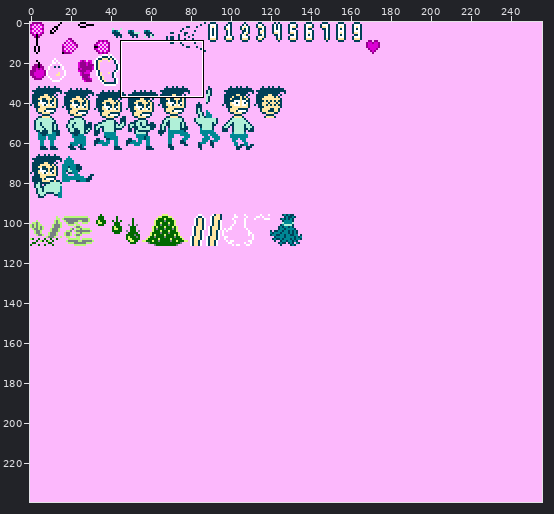
Two versions of one sprite sheet, chars.png. The picture above shows the old version from afar; the outline marks the close-up.
Close-up. Before the commit:
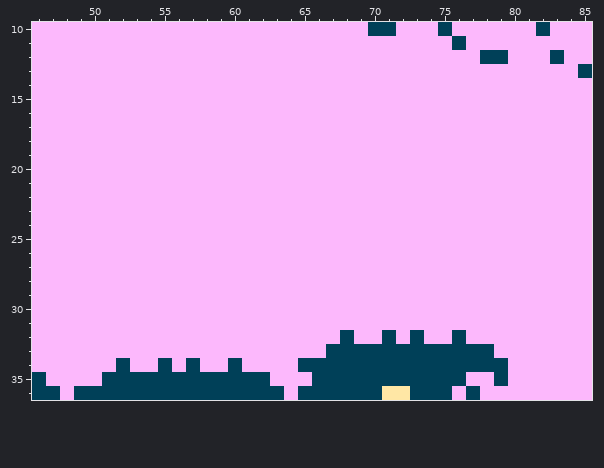
The file is 256x240 pixels. Shown: x 46..85, y 10..36.
After:
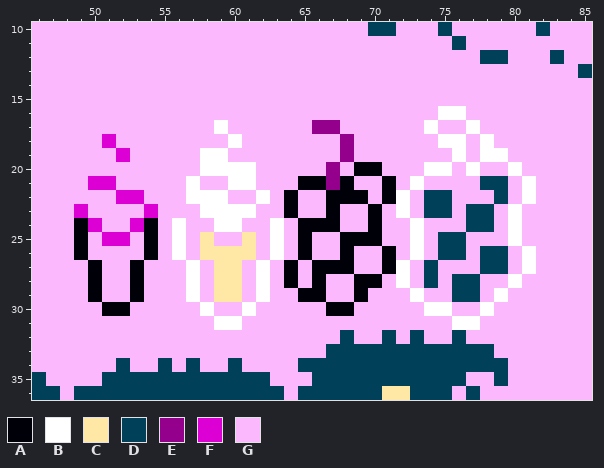
Palette (. is transparent): A #000008  B #ffffff  C #ffe7a5  D #004058  E #94008c  F #dc00d4  G #fcb8fc
Changes in this commit:
@@ x 46..85 @@
 15 GGGGGGGGGGGGGGGGGGGGGGGGGGGGGGGGGGGGGGGG
-16 GGGGGGGGGGGGGGGGGGGGGGGGGGGGGGGGGGGGGGGG
-17 GGGGGGGGGGGGGGGGGGGGGGGGGGGGGGGGGGGGGGGG
-18 GGGGGGGGGGGGGGGGGGGGGGGGGGGGGGGGGGGGGGGG
-19 GGGGGGGGGGGGGGGGGGGGGGGGGGGGGGGGGGGGGGGG
-20 GGGGGGGGGGGGGGGGGGGGGGGGGGGGGGGGGGGGGGGG
-21 GGGGGGGGGGGGGGGGGGGGGGGGGGGGGGGGGGGGGGGG
-22 GGGGGGGGGGGGGGGGGGGGGGGGGGGGGGGGGGGGGGGG
-23 GGGGGGGGGGGGGGGGGGGGGGGGGGGGGGGGGGGGGGGG
-24 GGGGGGGGGGGGGGGGGGGGGGGGGGGGGGGGGGGGGGGG
-25 GGGGGGGGGGGGGGGGGGGGGGGGGGGGGGGGGGGGGGGG
-26 GGGGGGGGGGGGGGGGGGGGGGGGGGGGGGGGGGGGGGGG
-27 GGGGGGGGGGGGGGGGGGGGGGGGGGGGGGGGGGGGGGGG
-28 GGGGGGGGGGGGGGGGGGGGGGGGGGGGGGGGGGGGGGGG
-29 GGGGGGGGGGGGGGGGGGGGGGGGGGGGGGGGGGGGGGGG
-30 GGGGGGGGGGGGGGGGGGGGGGGGGGGGGGGGGGGGGGGG
-31 GGGGGGGGGGGGGGGGGGGGGGGGGGGGGGGGGGGGGGGG
+16 GGGGGGGGGGGGGGGGGGGGGGGGGGGGGBBGGGGGGGGG
+17 GGGGGGGGGGGGGBGGGGGGEEGGGGGGBGGBGGGGGGGG
+18 GGGGGFGGGGGGGGBGGGGGGGEGGGGGGBBGBGGGGGGG
+19 GGGGGGFGGGGGBBGGGGGGGGEGGGGGGGBGBBGGGGGG
+20 GGGGGGGGGGGGBBBBGGGGGEGAAGGGBBGBGGBGGGGG
+21 GGGGFFGGGGGBGGBBGGGAAEAGGAGBGGGGDDGBGGGG
+22 GGGGGGFFGGGBBBGGBGAGGAAAGABGDDGGGDGBGGGG
+23 GGGFGGGGFGGGBBBBGGAGGAGGAGBGDDGDDGBGGGGG
+24 GGGAFGGFAGBGGBBGGBGAAAGGAGGBGGGDDGBGGGGG
+25 GGGAGFFGAGBGCGGCGBGAGGAAAGGBGDDGGGBGGGGG
+26 GGGAGGGGAGBGCCCCGBGAGGAGGAGBGDDGDDGBGGGG
+27 GGGGAGGAGGGBGCCGBGAGAAAGGABGDGGGDDGBGGGG
+28 GGGGAGGAGGGBGCCGBGAGAGGAAGBGDGDDGGBGGGGG
+29 GGGGAGGAGGGBGCCGBGGAAGGAGGGBGGDDGBGGGGGG
+30 GGGGGAAGGGGGBGGBGGGGGAAGGGGGBBGGBGGGGGGG
+31 GGGGGGGGGGGGGBBGGGGGGGGGGGGGGGBBGGGGGGGG
 32 GGGGGGGGGGGGGGGGGGGGGGDGGDGDGGDGGGGGGGGG
